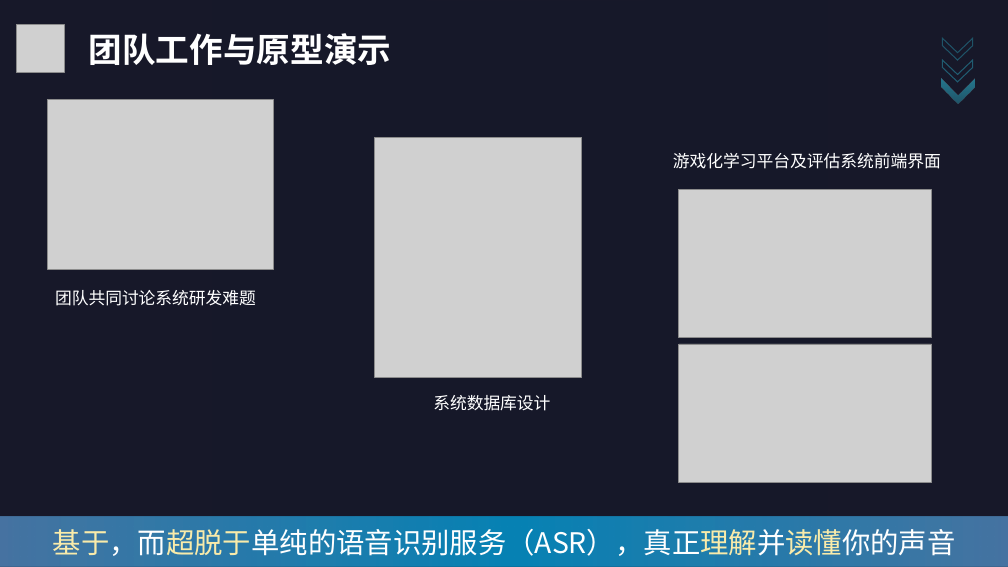
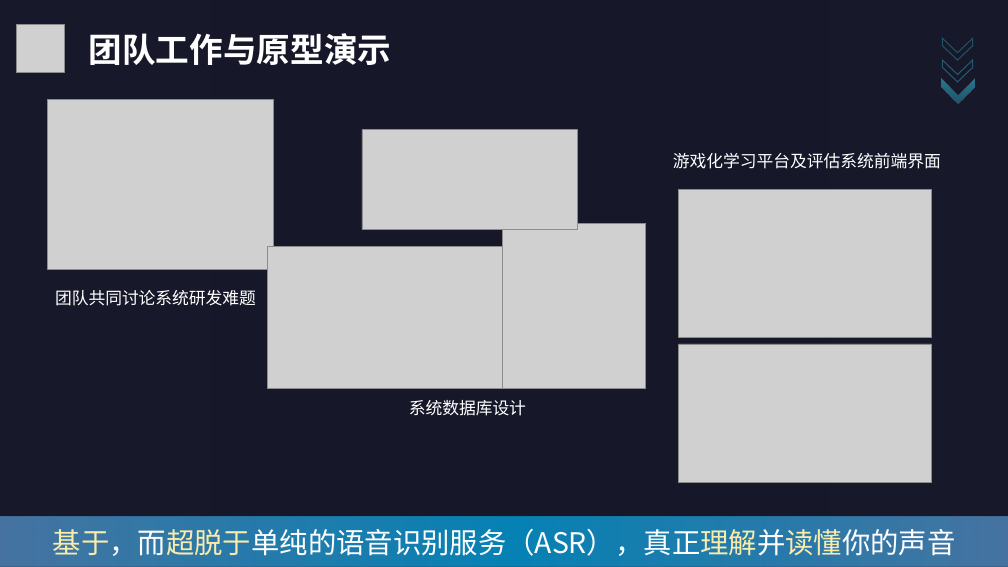
Before and after one commit to C32-SoundTech/SoundTech, a slide deck: slide 5 of 作品提交材料/S5.团队完成过程/团队完成过程.pptx. Drawn at 1008x567 pixels with LibreOffice and Linux fonts; fonts in the diff are those of the drawing; grey boxes stand for pictures; background and template pictures are left out; a plain dark background stands for a picture behind light text. Boxes give left, top, right and bottom in pixels: in the first picture for what was removed or moved away, otherwise in the second. Text is boxed around its words. In the diff, an @@ line names an element or a change of style, - is before the commit and + after.

Commit message:
docs: 撰写系统数据库设计

```diff
--- a/作品提交材料/S5.团队完成过程/团队完成过程.pptx
+++ b/作品提交材料/S5.团队完成过程/团队完成过程.pptx
@@ picture added at [362,130,578,230] @@
@@ picture: place and size @@
-picture at [374,138,582,377]
+picture at [503,223,646,389]
@@ picture added at [267,246,503,389] @@
@@ text "系统数据库设计": place and size @@
-text "系统数据库设计" at [433,395,550,411]
+text "系统数据库设计" at [409,400,526,416]
```
Also in this commit, not shown: 1 other slide changed.
